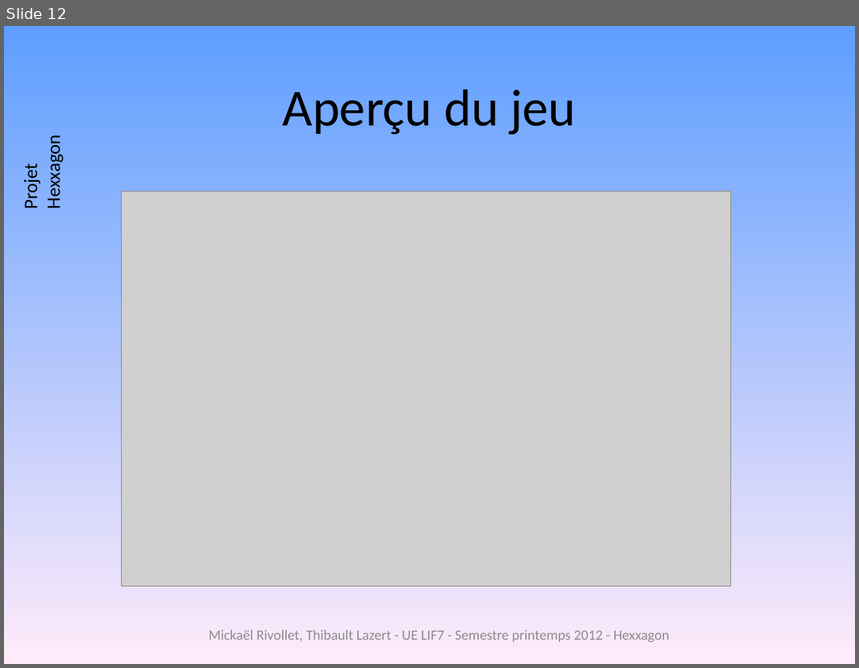
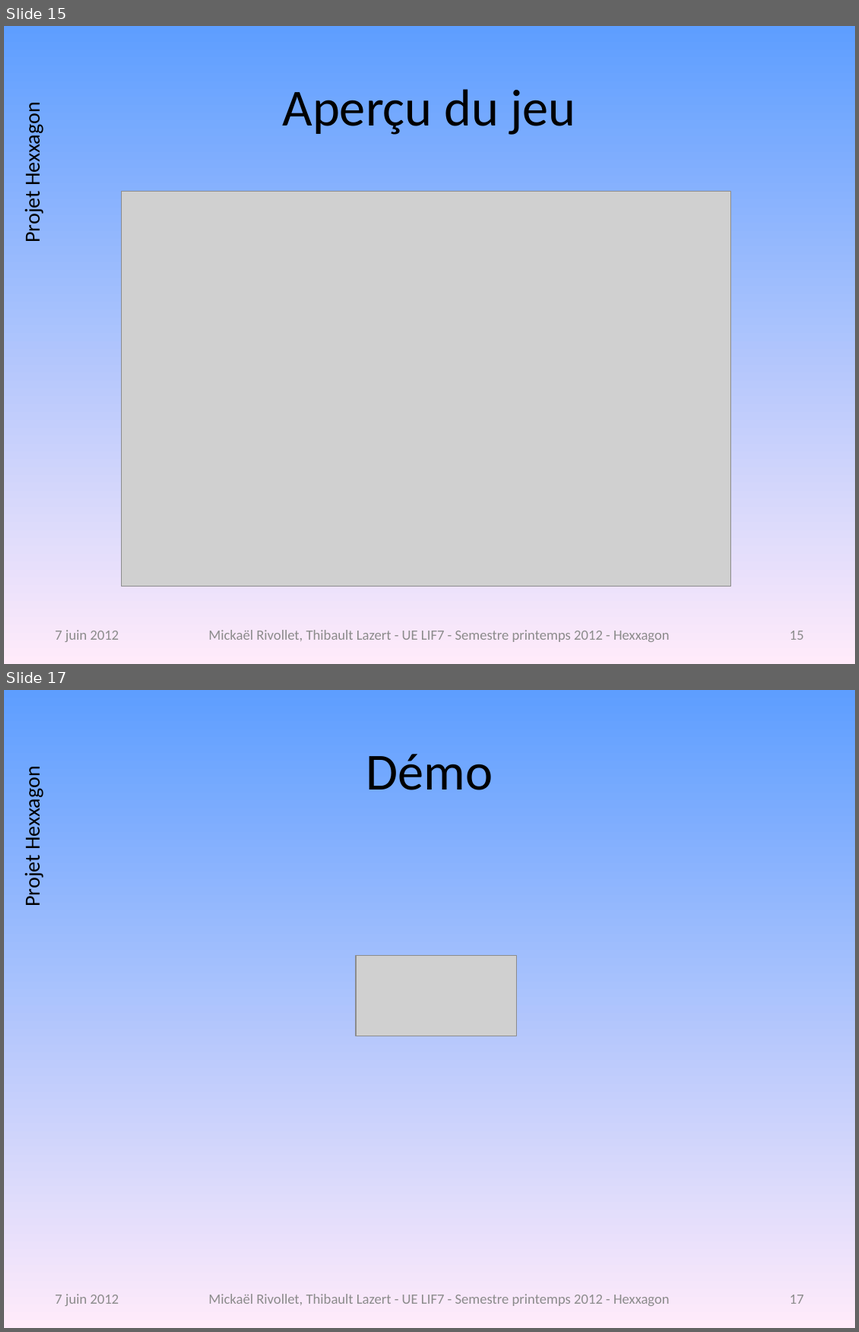
Before and after one commit to freeman1987/lazert-rivollet-lif7, a slide deck: projet/doc/diagrammecomplet.pptx. Shown one above the other, each under a label of ours: slide 12 before the commit, slides 15 and 17 after it; the slides between them are not shown. The pictures are 859x668 and 859x1332 pixels, drawn with LibreOffice and Linux fonts; fonts in the diff are those of the drawing; grey boxes stand for pictures; background and template pictures are left out. Boxes give left, top, right and bottom in pixels: in the first picture for what was removed or moved away, otherwise in the second. Text is boxed around its words. In the diff, an @@ line names an element or a change of style, - is before the commit and + after.

```diff
--- a/projet/doc/diagrammecomplet.pptx
+++ b/projet/doc/diagrammecomplet.pptx
@@ slide 17 added at [4,690,855,1328], background gradient #5E9EFF to #FFEBFA; not listed: 1 template element that a slide beside it also shows @@
@@ title added at [366,754,493,790], 44 pt, text #000000 @@
+Démo
@@ picture added at [356,955,516,1036] @@
@@ text added at [55,1294,119,1306], 12 pt, text #8C8C8C @@
+7 juin 2012
@@ text added at [208,1294,670,1306], 12 pt, text #8C8C8C @@
+Mickaël Rivollet, Thibault Lazert - UE LIF7 - Semestre printemps 2012 - Hexxagon
@@ page number added at [790,1295,804,1304], 12 pt, text #8B8B8B @@
+17
@@ what was slide 12 is now slide 15 @@
@@ slide 15 changed as well @@
@@ text "Projet Hexxagon" at [19,110,45,241]: size 16 to 18 pt @@
@@ text added at [55,630,119,642], 12 pt, text #8C8C8C @@
+7 juin 2012
@@ page number added at [790,631,804,640], 12 pt, text #8B8B8B @@
+15
```
Also in this commit, not shown: 11 other slides changed, 4 other slides added, 3 other files.
